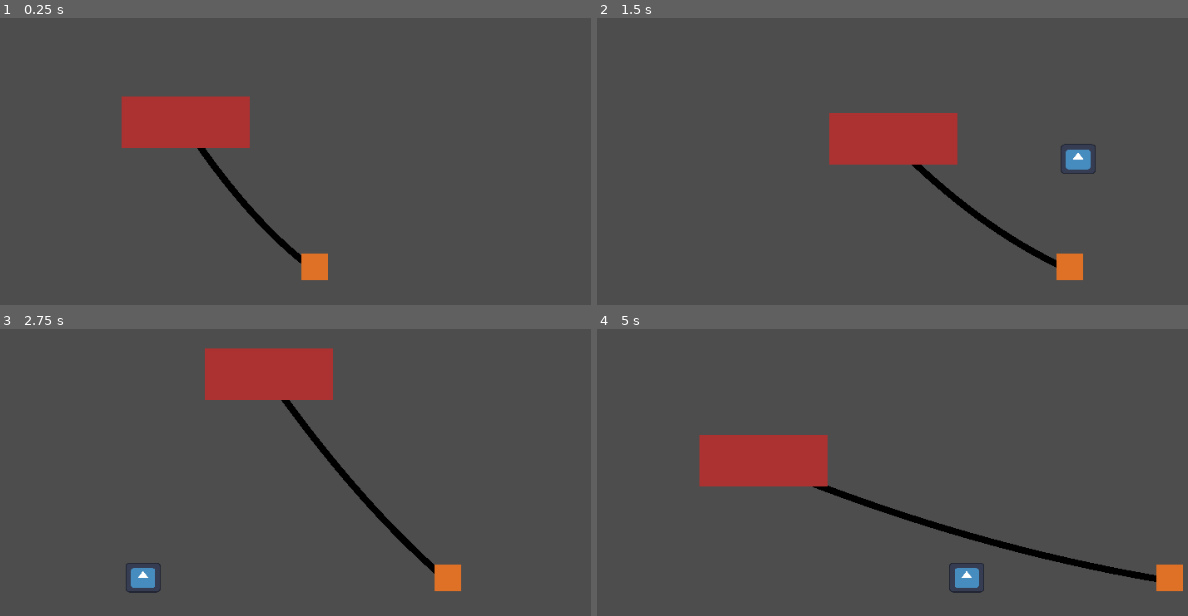
Above: before the commit, frames 1-4 (two rows, left to right).
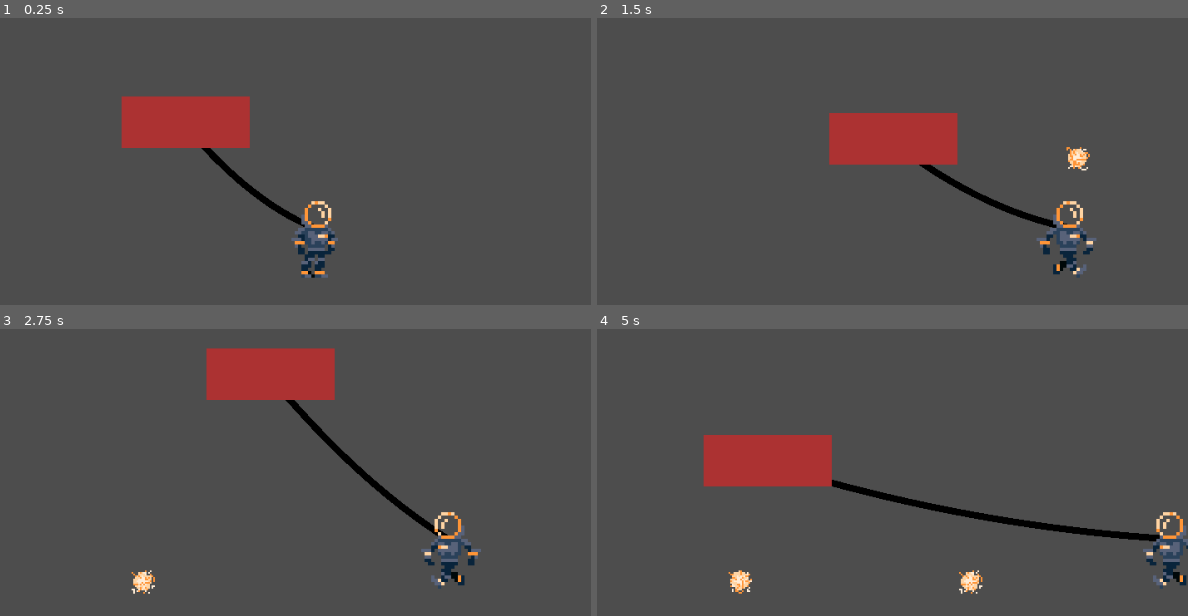
Above: after the commit, the same moments.

Repository: KKrash/TXGJ2024-Summer-
Game: Godot game, scene res://Assets/MainGame.tscn
The game is run twice, just before and just after one commit, with the same random seed, the same clock (stepped at 60 frames per second) and the same inputs. This scene is started directly instead of the project's main scene. The engine's default icon, where the game draws it, is replaced by a stand-in: a white triangle on a blue panel in a dark square.
Inputs (mouse positions are in pixels of both pictures, inside the frame that each line leads up to):
- Up to frame 1 (0.25 s): no input
- Up to frame 2 (1.5 s): move the mouse to (963, 129) at 0.52 s; hold D (right) from 0.53 s (still down); tap W (up) at 0.6, 0.77, 1.07 s; move the mouse to (626, 170) at 1.27 s; click (626, 170) at 1.35 s
- Up to frame 3 (2.75 s): tap W (up) at 1.52, 1.55, 1.82, 2.3 s; move the mouse to (271, 374) at 2.02 s; release D (right) at 2.03 s; hold A (left) from 2.03 s (still down); right-click (271, 374) at 2.1 s
- Up to frame 4 (5 s): move the mouse to (750, 541) at 2.77 s; release A (left) at 2.78 s; hold D (right) 2.78-4.28 s; tap W (up) at 2.85, 3.02, 3.32, 3.77, 3.8, 4.07, 4.52, 4.55, 4.82 s; move the mouse to (1028, 521) at 3.52 s; click (1028, 521) at 3.6 s; move the mouse to (outside the picture) at 4.27 s; hold A (left) from 4.28 s (still down); right-click (outside the picture) at 4.35 s

The runs differ from the first frame. In frame 1, 2.3% of the frame differs, in the area x 33-58%, y 45-92%; in frame 2, 2.9%; in frame 3, 3.4%; in frame 4, 4.9%, in the area x 17-100%, y 36-93%.

Commit message:
Starting animations

Diff:
--- a/LilGuyShooter/Assets/Misc/Projectiles/LaserBlast.tscn
+++ b/LilGuyShooter/Assets/Misc/Projectiles/LaserBlast.tscn
@@ -1,26 +1,64 @@
-[gd_scene load_steps=5 format=3 uid="uid://dl4ayutvgw7nw"]
+[gd_scene load_steps=11 format=3 uid="uid://dl4ayutvgw7nw"]
 
-[ext_resource type="Texture2D" uid="uid://cq63i8c054hqw" path="res://icon.svg" id="1_htmna"]
 [ext_resource type="Script" path="res://Scripts/LaserBlast.gd" id="1_wwkaj"]
+[ext_resource type="Texture2D" uid="uid://c71as0vxngg7y" path="res://Sprites/assets-spritesheet.png" id="2_eoahi"]
 [ext_resource type="Script" path="res://Scripts/CollisionBomb.gd" id="3_c5i7s"]
 
-[sub_resource type="RectangleShape2D" id="RectangleShape2D_bh355"]
-size = Vector2(20, 9)
+[sub_resource type="AtlasTexture" id="AtlasTexture_ubb7a"]
+atlas = ExtResource("2_eoahi")
+region = Rect2(16, 304, 16, 16)
+
+[sub_resource type="AtlasTexture" id="AtlasTexture_h1tex"]
+atlas = ExtResource("2_eoahi")
+region = Rect2(33, 304, 16, 16)
+
+[sub_resource type="AtlasTexture" id="AtlasTexture_x5m0j"]
+atlas = ExtResource("2_eoahi")
+region = Rect2(50, 304, 16, 16)
+
+[sub_resource type="AtlasTexture" id="AtlasTexture_xpq37"]
+atlas = ExtResource("2_eoahi")
+region = Rect2(67, 304, 16, 16)
+
+[sub_resource type="SpriteFrames" id="SpriteFrames_hjtdc"]
+animations = [{
+"frames": [{
+"duration": 1.0,
+"texture": SubResource("AtlasTexture_ubb7a")
+}, {
+"duration": 1.0,
+"texture": SubResource("AtlasTexture_h1tex")
+}, {
+"duration": 1.0,
+"texture": SubResource("AtlasTexture_x5m0j")
+}, {
+"duration": 1.0,
+"texture": SubResource("AtlasTexture_xpq37")
+}],
+"loop": true,
+"name": &"default",
+"speed": 5.0
+}]
+
+[sub_resource type="CircleShape2D" id="CircleShape2D_2bftf"]
+radius = 10.9717
+
+[sub_resource type="CircleShape2D" id="CircleShape2D_w1psf"]
 
 [node name="LaserBlast" type="RigidBody2D"]
 collision_layer = 6
 collision_mask = 6
 script = ExtResource("1_wwkaj")
 
-[node name="Icon" type="Sprite2D" parent="."]
-scale = Vector2(-0.0830604, 0.070354)
-texture = ExtResource("1_htmna")
+[node name="AnimatedSprite2D" type="AnimatedSprite2D" parent="."]
+scale = Vector2(0.5, 0.5)
+sprite_frames = SubResource("SpriteFrames_hjtdc")
 
 [node name="CollisionShape2D" type="CollisionShape2D" parent="."]
-position = Vector2(0, -5.96046e-08)
+position = Vector2(-3.18086e-08, 0.210658)
 rotation = -3.14159
-scale = Vector2(0.273898, -0.982515)
-shape = SubResource("RectangleShape2D_bh355")
+scale = Vector2(0.297, -0.263834)
+shape = SubResource("CircleShape2D_2bftf")
 
 [node name="Area2D" type="Area2D" parent="."]
 scale = Vector2(1.90182, -1.01858)
@@ -29,8 +67,8 @@
 [node name="CollisionShape2D" type="CollisionShape2D" parent="Area2D"]
 position = Vector2(1.19209e-07, -5.96046e-08)
 rotation = -3.14159
-scale = Vector2(0.273898, -0.982515)
-shape = SubResource("RectangleShape2D_bh355")
+scale = Vector2(0.182, -0.33)
+shape = SubResource("CircleShape2D_w1psf")
 
 [connection signal="body_entered" from="." to="." method="_on_body_entered"]
 [connection signal="body_entered" from="Area2D" to="." method="_on_area_2d_body_entered"]
--- a/LilGuyShooter/Assets/Players/GuyandShip.tscn
+++ b/LilGuyShooter/Assets/Players/GuyandShip.tscn
@@ -1,7 +1,7 @@
 [gd_scene load_steps=4 format=3 uid="uid://bngy5crnj0bf8"]
 
 [ext_resource type="PackedScene" uid="uid://cn08nyghidn3u" path="res://Assets/Players/LilGuy.tscn" id="1_4n1je"]
-[ext_resource type="PackedScene" uid="uid://cb4vpux52v3ib" path="res://Scripts/Ship.tscn" id="2_5sdqe"]
+[ext_resource type="PackedScene" uid="uid://bmubeqikhh2hy" path="res://Assets/Players/Ship.tscn" id="2_5sdqe"]
 [ext_resource type="PackedScene" uid="uid://dexvc8sgpb0gv" path="res://Assets/Misc/Tether.tscn" id="3_au54o"]
 
 [node name="GuyandShip" type="Node2D"]
--- a/LilGuyShooter/Assets/Players/LilGuy.tscn
+++ b/LilGuyShooter/Assets/Players/LilGuy.tscn
@@ -1,25 +1,71 @@
-[gd_scene load_steps=6 format=3 uid="uid://cn08nyghidn3u"]
+[gd_scene load_steps=11 format=3 uid="uid://cn08nyghidn3u"]
 
-[ext_resource type="Texture2D" uid="uid://cymic3r32lbu2" path="res://Sprites/PlayerBox.png" id="1_o1k1d"]
 [ext_resource type="Script" path="res://Scripts/LilGuy.gd" id="1_ycywk"]
+[ext_resource type="Texture2D" uid="uid://c71as0vxngg7y" path="res://Sprites/assets-spritesheet.png" id="2_6dtah"]
 
-[sub_resource type="AtlasTexture" id="AtlasTexture_bq81t"]
-atlas = ExtResource("1_o1k1d")
-region = Rect2(0, 0, 8, 8)
+[sub_resource type="AtlasTexture" id="AtlasTexture_ns3gy"]
+atlas = ExtResource("2_6dtah")
+region = Rect2(16, 32, 16, 32)
+
+[sub_resource type="AtlasTexture" id="AtlasTexture_nkkxp"]
+atlas = ExtResource("2_6dtah")
+region = Rect2(48, 32, 32, 32)
+
+[sub_resource type="AtlasTexture" id="AtlasTexture_5h2xd"]
+atlas = ExtResource("2_6dtah")
+region = Rect2(16, 80, 32, 32)
+
+[sub_resource type="AtlasTexture" id="AtlasTexture_82u61"]
+atlas = ExtResource("2_6dtah")
+region = Rect2(49, 80, 32, 32)
+
+[sub_resource type="AtlasTexture" id="AtlasTexture_n1c1k"]
+atlas = ExtResource("2_6dtah")
+region = Rect2(82, 80, 32, 32)
+
+[sub_resource type="AtlasTexture" id="AtlasTexture_i0sb8"]
+atlas = ExtResource("2_6dtah")
+region = Rect2(115, 80, 32, 32)
 
 [sub_resource type="SpriteFrames" id="SpriteFrames_sqeol"]
 animations = [{
 "frames": [{
 "duration": 1.0,
-"texture": SubResource("AtlasTexture_bq81t")
+"texture": SubResource("AtlasTexture_ns3gy")
 }],
 "loop": true,
 "name": &"default",
 "speed": 5.0
+}, {
+"frames": [{
+"duration": 1.0,
+"texture": SubResource("AtlasTexture_nkkxp")
+}],
+"loop": true,
+"name": &"jump",
+"speed": 5.0
+}, {
+"frames": [{
+"duration": 1.0,
+"texture": SubResource("AtlasTexture_5h2xd")
+}, {
+"duration": 1.0,
+"texture": SubResource("AtlasTexture_82u61")
+}, {
+"duration": 1.0,
+"texture": SubResource("AtlasTexture_n1c1k")
+}, {
+"duration": 1.0,
+"texture": SubResource("AtlasTexture_i0sb8")
+}],
+"loop": true,
+"name": &"walking",
+"speed": 8.0
 }]
 
-[sub_resource type="RectangleShape2D" id="RectangleShape2D_4t05a"]
-size = Vector2(8, 8)
+[sub_resource type="CapsuleShape2D" id="CapsuleShape2D_hgobx"]
+radius = 2.17373
+height = 20.2648
 
 [node name="SpaceMan" type="CharacterBody2D"]
 collision_mask = 4
@@ -27,6 +73,10 @@
 
 [node name="AnimatedSpaceMan" type="AnimatedSprite2D" parent="."]
 sprite_frames = SubResource("SpriteFrames_sqeol")
+animation = &"jump"
 
 [node name="SpaceManCollision" type="CollisionShape2D" parent="."]
-shape = SubResource("RectangleShape2D_4t05a")
+position = Vector2(2.98023e-08, 5)
+rotation = 0.0577171
+scale = Vector2(1.7782, 1.14847)
+shape = SubResource("CapsuleShape2D_hgobx")
--- /dev/null
+++ b/LilGuyShooter/Assets/Players/Ship.tscn
@@ -0,0 +1,33 @@
+[gd_scene load_steps=6 format=3 uid="uid://bmubeqikhh2hy"]
+
+[ext_resource type="Script" path="res://Scripts/Ship.gd" id="1_bnhe5"]
+[ext_resource type="Texture2D" uid="uid://ceh2d38cdexnw" path="res://Sprites/ShipBox.png" id="1_xw1pi"]
+
+[sub_resource type="AtlasTexture" id="AtlasTexture_ws6s1"]
+atlas = ExtResource("1_xw1pi")
+region = Rect2(0, 0, 32, 32)
+
+[sub_resource type="SpriteFrames" id="SpriteFrames_1kvvr"]
+animations = [{
+"frames": [{
+"duration": 1.0,
+"texture": SubResource("AtlasTexture_ws6s1")
+}],
+"loop": true,
+"name": &"default",
+"speed": 5.0
+}]
+
+[sub_resource type="RectangleShape2D" id="RectangleShape2D_nlw7u"]
+size = Vector2(32, 32)
+
+[node name="Ship" type="CharacterBody2D"]
+scale = Vector2(1.20229, 0.484255)
+collision_mask = 2
+script = ExtResource("1_bnhe5")
+
+[node name="AnimatedShip" type="AnimatedSprite2D" parent="."]
+sprite_frames = SubResource("SpriteFrames_1kvvr")
+
+[node name="ShipCollision" type="CollisionShape2D" parent="."]
+shape = SubResource("RectangleShape2D_nlw7u")
--- a/LilGuyShooter/Scripts/LaserBlast.gd
+++ b/LilGuyShooter/Scripts/LaserBlast.gd
@@ -1,7 +1,9 @@
 extends RigidBody2D
 var callable = Callable(self, "_on_BodyEntered")
 var explosionScene : PackedScene = preload("res://Assets/Misc/Projectiles/Explosion.tscn")
+@onready var sprite = $AnimatedSprite2D
 func _ready():
+	sprite.play("default")
 	connect("body_entered",callable)
 
 func _on_BodyEntered(body):
--- a/LilGuyShooter/Scripts/LilGuy.gd
+++ b/LilGuyShooter/Scripts/LilGuy.gd
@@ -3,6 +3,7 @@
 
 const SPEED = 50.0
 const JUMP_VELOCITY = -300.0
+@onready var AnimatedGuy = $AnimatedSpaceMan
 
 # Get the gravity from the project settings to be synced with RigidBody nodes.
 var gravity = ProjectSettings.get_setting("physics/2d/default_gravity")
@@ -11,10 +12,12 @@
 func _physics_process(delta):
 	# Add the gravity.
 	if not is_on_floor():
+
 		velocity.y += gravity * delta
 
 	# Handle jump.
 	if Input.is_action_just_pressed("up") and is_on_floor():
+		AnimatedGuy.play("jump")
 		velocity.y = JUMP_VELOCITY
 	if Input.is_action_just_released("up") and not is_on_floor() and velocity.y < 0:
 		velocity.y += 150
@@ -22,9 +25,22 @@
 	# Get the input direction and handle the movement/deceleration.
 	# As good practice, you should replace UI actions with custom gameplay actions.
 	var direction = Input.get_axis("left", "right")
+	if(is_on_floor()):
+		AnimatedGuy.play("walking")
+	else:
+		AnimatedGuy.play("jump")
 	if direction:
+
 		velocity.x = direction * SPEED
+		if(velocity.x >0 ):
+			AnimatedGuy.flip_h = false
+		else:
+			AnimatedGuy.flip_h = true
 	else:
+		if(is_on_floor()):
+			AnimatedGuy.play("default")
+		else:
+			AnimatedGuy.play("jump")
 		velocity.x = move_toward(velocity.x, 0, SPEED)
 
 	move_and_slide()
Not shown, added: LilGuyShooter/Sprites/assets-spritesheet.png.import
